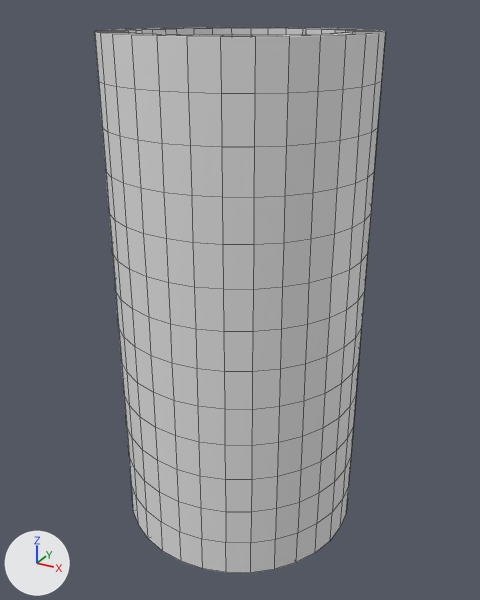
The Blender file Assets/Models/pipe.blend: old version first, new version second.
Both versions are drawn from a 50 mm camera at (2.42, -4.39, 4.15) aimed at (0.01, -0.02, 1.96). The axes (+X, +Y, +Z) are drawn at lower left. The lights are the same throughout. Mesh edges are drawn as thin lines. The same objects are shown in both versions, whatever each file hides.

The older version as bpy lines, for what is in view:
```python
me_cylinder = bpy.data.meshes.new('Cylinder')
me_cylinder.from_pydata(...)  # 1216 vertices, 1216 faces; spans x -1.0..1.0, y -1.0..1.0, z 0.0..4.0
ob_pipe_001 = bpy.data.objects.new('Pipe_001', me_cylinder)
ob_pipe_001.location = (0.0, 0.0, 0.0)
```
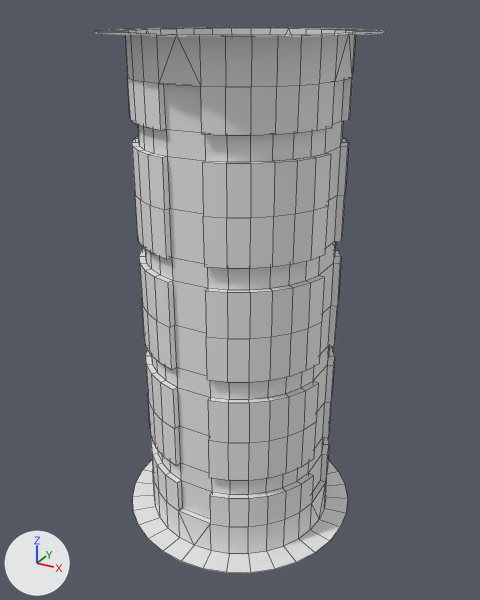
The change in detail:
me_cylinder is used by ob_pipe_001; location (0.0, 0.0, 0.0).
me_cylinder had 1216 vertices, 1216 faces and spanned x -1.0..1.0, y -1.0..1.0, z 0.0..4.0.
me_cylinder now has 756 vertices, 736 faces and spans x -1.0..1.0, y -1.0..1.0, z 0.0..4.0.
me_cylinder part 1: 460 vertices removed from x -1.0..1.0, y -1.0..1.0, z 0.0..4.0.

Where the change shows, as pixel boxes (x1, y1, x2, y2) in the pictures (480 x 600 px):
'Pipe_001', reshaped: before (94, 27, 385, 573); after (95, 27, 385, 573)
part 1 of me_cylinder, deleted: before (94, 28, 385, 573)
